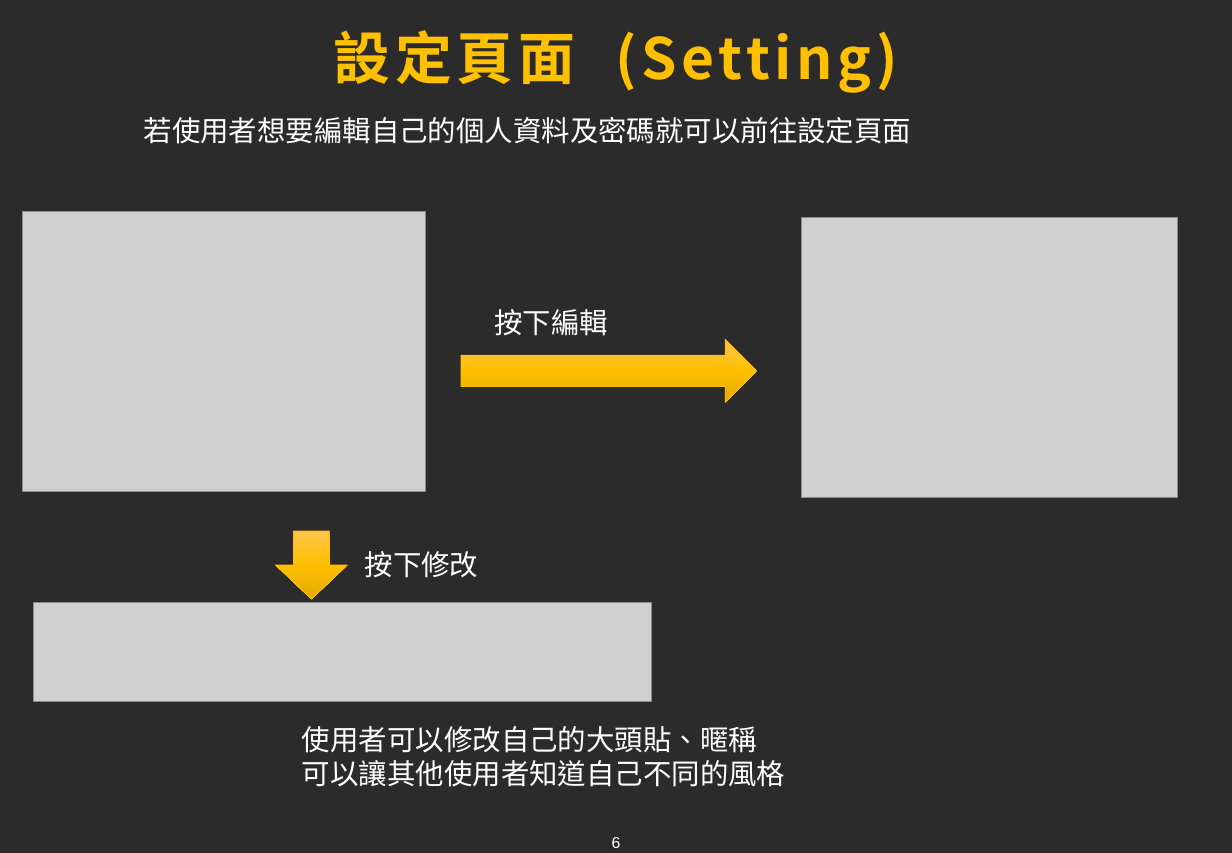
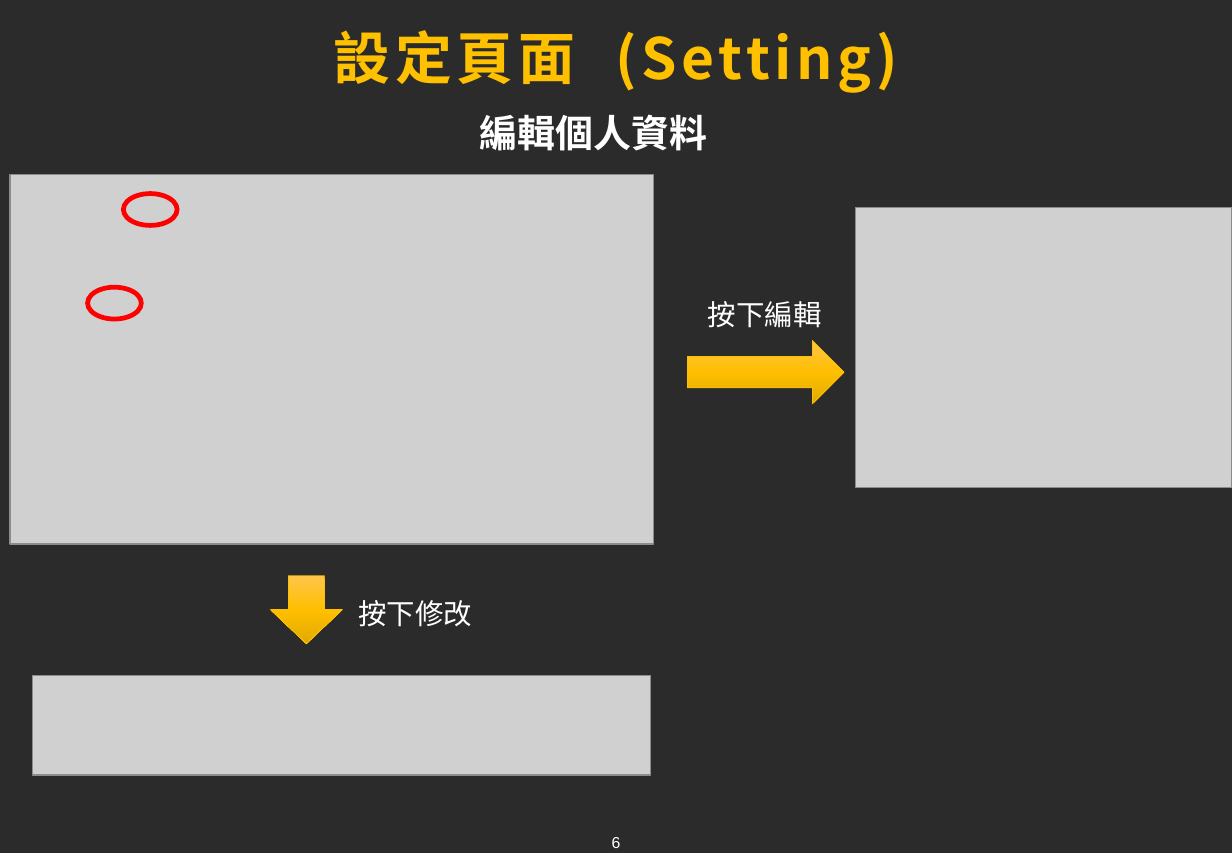
Before and after one commit to tim93009/FinalProject_GameForum, a slide deck: slide 6 of docs/ppt/xiong.pptx. Drawn at 1232x853 pixels with LibreOffice and Linux fonts; fonts in the diff are those of the drawing; grey boxes stand for pictures; background and template pictures are left out; a plain dark background stands for a picture behind light text. Boxes give left, top, right and bottom in pixels: in the first picture for what was removed or moved away, otherwise in the second. Text is boxed around its words. In the diff, an @@ line names an element or a change of style, - is before the commit and + after.

Commit message:
ppt 修改

```diff
--- a/docs/ppt/xiong.pptx
+++ b/docs/ppt/xiong.pptx
@@ text at bbox=[480, 114, 707, 151]: text changed; size 18 to 24 pt; bold on @@
-若使用者想要編輯自己的個人資料及密碼就可以前往設定頁面
+編輯個人資料
@@ picture: place and size @@
-picture at bbox=[23, 212, 425, 491]
+picture at bbox=[10, 175, 654, 545]
@@ ellipse added at bbox=[124, 193, 177, 225], outline #FF0000 3 pt @@
@@ picture: place and size @@
-picture at bbox=[802, 217, 1179, 497]
+picture at bbox=[857, 207, 1232, 487]
@@ ellipse added at bbox=[88, 288, 141, 320], outline #FF0000 3 pt @@
@@ text "按下編輯": place and size @@
-text "按下編輯" at bbox=[494, 309, 608, 336]
+text "按下編輯" at bbox=[708, 301, 822, 328]
@@ right arrow: place and size @@
-right arrow at bbox=[461, 340, 756, 403]
+right arrow at bbox=[688, 341, 844, 404]
@@ down arrow: place and size @@
-down arrow at bbox=[275, 531, 347, 600]
+down arrow at bbox=[271, 576, 342, 644]
@@ text "按下修改": place and size @@
-text "按下修改" at bbox=[365, 551, 479, 578]
+text "按下修改" at bbox=[358, 600, 472, 627]
@@ picture: place and size @@
-picture at bbox=[34, 603, 652, 703]
+picture at bbox=[33, 676, 651, 776]
@@ text removed at bbox=[302, 726, 785, 787] @@
-使用者可以修改自己的大頭貼、暱稱
-可以讓其他使用者知道自己不同的風格
```
Also in this commit, not shown: 4 other slides changed, 4 slides added, 2 other files.
